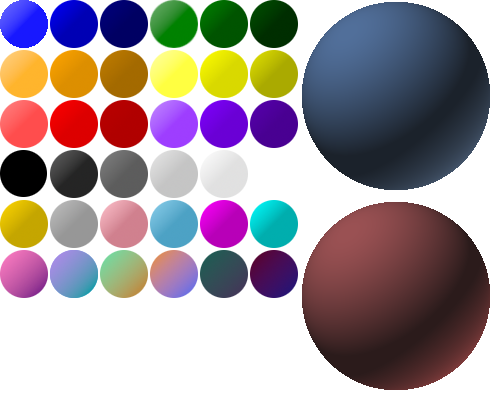
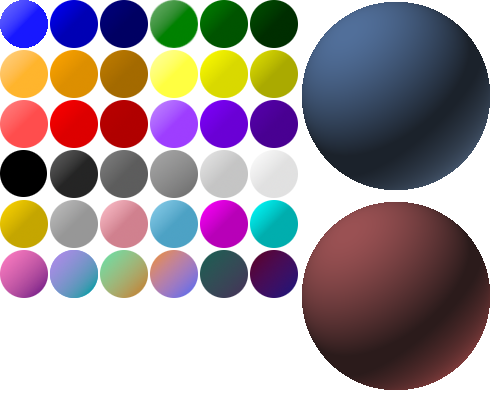
Layer changes from the first 500px x 400px image to the second:
painted on "검정 회색 하양" over [150, 150, 298, 198]
